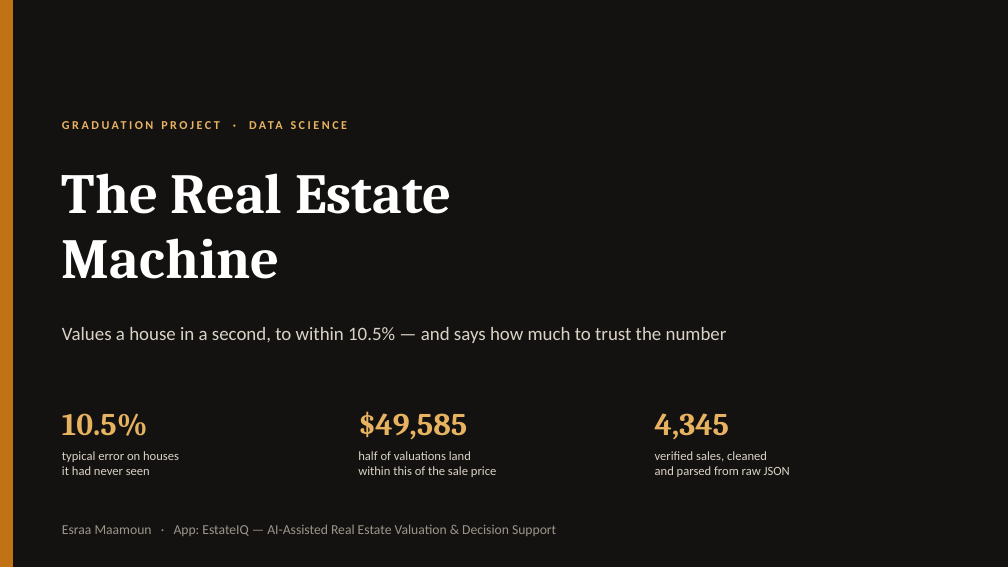
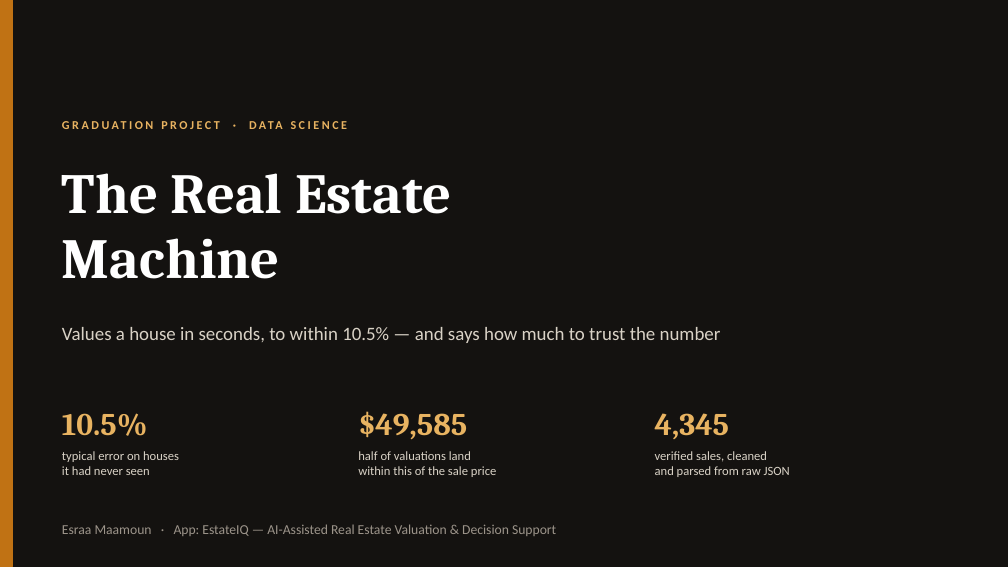
Before and after one commit to EsraaMaamoun/real-estate-machine, a slide deck: slide 1 of reports/Real_Estate_Machine_defense.pptx. Drawn at 1008x567 pixels with LibreOffice and Linux fonts; fonts in the diff are those of the drawing. Boxes give left, top, right and bottom in pixels: in the first picture for what was removed or moved away, otherwise in the second. Text is boxed around its words. In the diff, an @@ line names an element or a change of style, - is before the commit and + after.

```diff
--- a/reports/Real_Estate_Machine_defense.pptx
+++ b/reports/Real_Estate_Machine_defense.pptx
@@ text at (x1=62, y1=327, x2=721, y2=343): text changed @@
-Values a house in a second, to within 10.5% — and says how much to trust the number
+Values a house in seconds, to within 10.5% — and says how much to trust the number
```
Also in this commit, not shown: 6 other slides changed, 1 other file.
